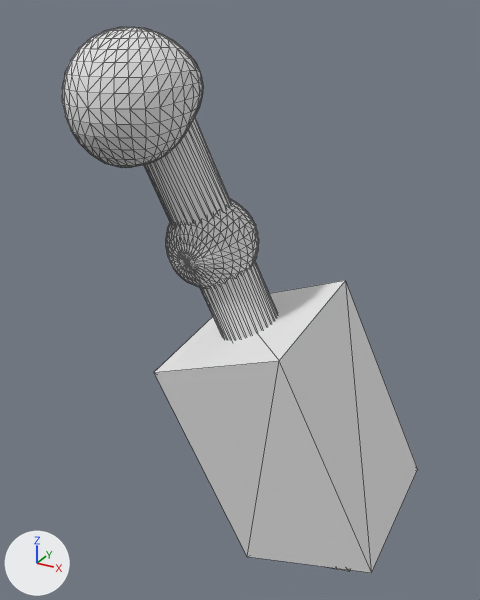
Renders of the OBJ model Resources/Left_arm/Left_arm.obj from each side of a commit.
The view is the same before and after, from a 50 mm lens placed at (20.5, -16.6, 32.8), pointed at (1.1, 18.7, 15.1). The axes (+X, +Y, +Z) are drawn at lower left. The lights are the same throughout. Mesh edges are drawn as thin lines. Where no turn or scale is listed for an object, it has been applied to the vertices.

The older version as bpy lines, for what is in view:
```python
mat_マテリアル = principled_material('マテリアル')
mat_マテリアル.base_color = (0.8, 0.8, 0.8)  # white #e7e7e7
mat_マテリアル.roughness = 1.0
me_右腕power_円柱_010 = bpy.data.meshes.new('右腕power_円柱.010')
me_右腕power_円柱_010.from_pydata(...)  # 1120 vertices, 2216 faces; spans x -7.8..12.6, y 11.1..25.9, z -5.3..31.8
me_右腕power_円柱_010.materials.append(mat_マテリアル)  # white #e7e7e7
ob_右腕power_円柱_010 = bpy.data.objects.new('右腕power_円柱.010', me_右腕power_円柱_010)
ob_右腕power_円柱_010.location = (0.0, 0.0, 0.0)
```
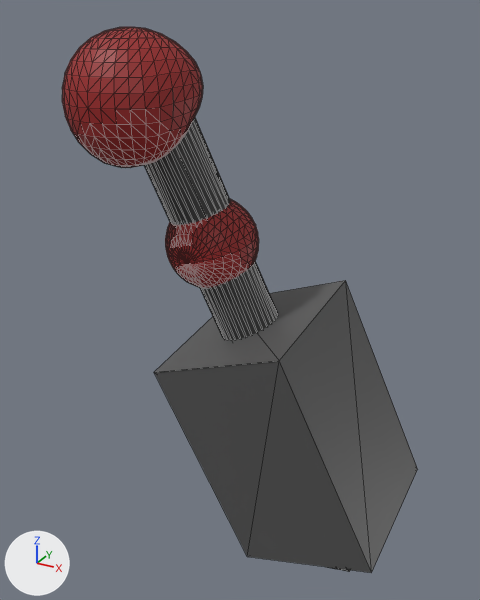
The newer file is also turned or shifted as a whole; pictures and numbers use the older file's frame.

Location of each change, [x1, y1, x2, y2] in pixels of the pictures (480 x 600 px):
'右腕power_円柱.010', surface changed
    both: [62, 27, 417, 573]

What the commit changed:
Picture 'Left_arm.png' (img_left_arm_png) is new.
In material 'マテリアル' (mat_マテリアル), base_color is no longer (0.8, 0.8, 0.8), white #e7e7e7.
In material 'マテリアル' (mat_マテリアル), texture is now set to img_left_arm_png.
In material 'マテリアル' (mat_マテリアル), roughness goes from 1.0 to 0.526.
